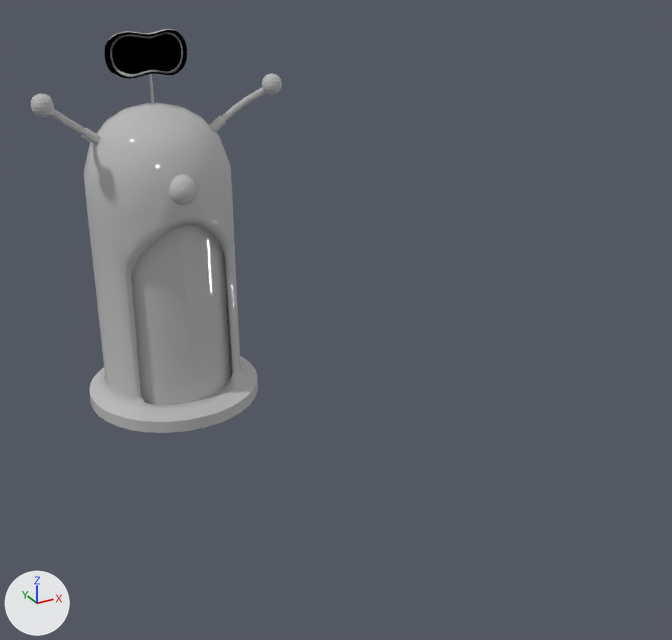
An edit to the FBX model Assets/Models/Actors/Upgradetube2.fbx, drawn before and after from the same camera.
Rendered twice from a camera (50 mm lens) standing at (-4.98, -6.36, 6.06) and looking at (-0.75, 1.33, 2.21). Lighting does not change. The marker at lower left points along +X, +Y and +Z. Where no turn or scale is listed for an object, it has been applied to the vertices.

Before the edit, the objects in view are built like this:
```python
me_mesh = bpy.data.meshes.new('Mesh')
me_mesh.from_pydata(...)  # 1397 vertices, 1290 faces; spans x -163.0..166.0, y -123.0..123.0, z 80.0..577.0
me_mesh.materials.append(mat_body)  # grey #bcbcbc
me_mesh_001 = bpy.data.meshes.new('Mesh.001')
me_mesh_001.from_pydata([(-0.57, -0.41, 0.09), (-0.41, -0.57, 0.09), (-0.22, -0.67, 0.09), (0.0, -0.7, 0.09), (-0.57, -0.41, 2.27), (-0.41, -0.57, 2.27), (-0.22, -0.67, 2.27), (0.0, -0.7, 2.27)], [], [(0, 1, 5, 4), (1, 2, 6, 5), (2, 3, 7, 6)])
me_mesh_001.materials.append(mat_door)  # grey #bcbcbc
me_mesh_002 = bpy.data.meshes.new('Mesh.002')
me_mesh_002.from_pydata([(0.22, -0.67, 0.09), (0.41, -0.57, 0.09), (0.57, -0.41, 0.09), (0.22, -0.67, 2.27), (0.41, -0.57, 2.27), (0.57, -0.41, 2.27), (0.0, -0.7, 0.09), (0.0, -0.7, 2.27)], [], [(6, 0, 3, 7), (0, 1, 4, 3), (1, 2, 5, 4)])
me_mesh_002.materials.append(mat_door)  # grey #bcbcbc
ob_capsule = bpy.data.objects.new('Capsule', me_mesh)
ob_capsule.location = (-1.93, 3.12, 0.2)
ob_capsule.scale = (0.00793, 0.00793, 0.00824)
ob_left_door = bpy.data.objects.new('Left Door', me_mesh_002)
ob_left_door.location = (-1.94, 3.19, 0.92)
ob_right = bpy.data.objects.new('Right', me_mesh_001)
ob_right.location = (-1.94, 3.19, 0.92)
```
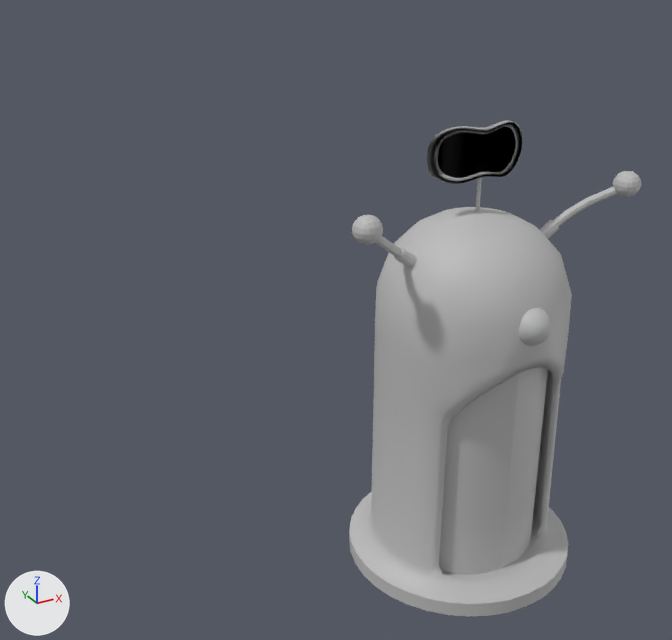
Where the newer file only moved an object's origin or applied its transform, the numbers keep the older frame.

The change in detail:
me_mesh has 1397 vertices, 1290 faces and spans x -163.0..166.0, y -123.0..123.0, z 80.0..577.0.
me_mesh is used by ob_capsule; location (-1.93, 3.12, 0.2); scale (0.00793, 0.00793, 0.00824).
me_mesh part 3: the whole mesh is multiplied about its middle by the matrix ((0.917, 0.0, 0.0), (0.0, 0.0, 0.882), (0.0, -0.917, 0.0)), then moved by (0.0, 219.0, -335.0).
me_mesh_001 has 8 vertices, 3 faces and spans x -0.57..0.0, y -0.7..-0.41, z 0.09..2.27.
me_mesh_001 is used by ob_right; location (-1.94, 3.19, 0.92).
me_mesh_001 part 2: the whole mesh is scaled about its middle by (1.16, 1.16, 1.07), then moved by (1.89, -3.13, -0.78).
me_mesh_002 has 8 vertices, 3 faces and spans x 0.0..0.57, y -0.7..-0.41, z 0.09..2.27.
me_mesh_002 is used by ob_left_door; location (-1.94, 3.19, 0.92).
me_mesh_002 part 1: the whole mesh is scaled about its middle by (1.16, 1.16, 1.07), then moved by (1.98, -3.13, -0.78).
Object 'Capsule' (ob_capsule) moves from (-1.93, 3.12, 0.2) to (0.0, 0.0, 0.0).
Object 'Capsule' (ob_capsule) turns from (0, 0, 0) to (90, 0, 0) degrees about x, y and z.
Object 'Capsule' (ob_capsule) is rescaled from (0.00793, 0.00793, 0.00824) to (0.01, 0.01, 0.01).

Location of each change, [x1, y1, x2, y2] in pixels of the pictures (672 x 640 px):
'Capsule', reshaped, moved, turned, rescaled
    before: [31, 29, 282, 433]
    after: [349, 120, 641, 617]
'Right', mesh rescaled (27% wider, 13% taller)
    before: [131, 227, 194, 405]
    after: [439, 373, 519, 575]
'Left Door', mesh rescaled (15% taller)
    before: [182, 226, 230, 401]
    after: [501, 367, 548, 569]
